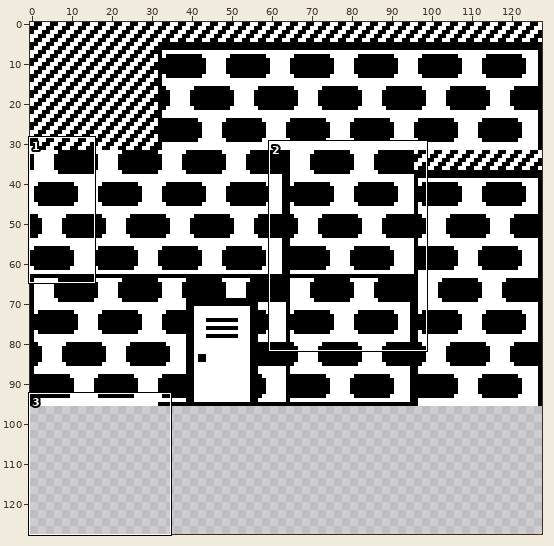
Sprite sheet, stored at PlaydateProject/source/tilemaps/Level03-table-32-32.png. The picture above shows the old version from afar; the outline marks the close-up.
Close-up. First the earlier version:
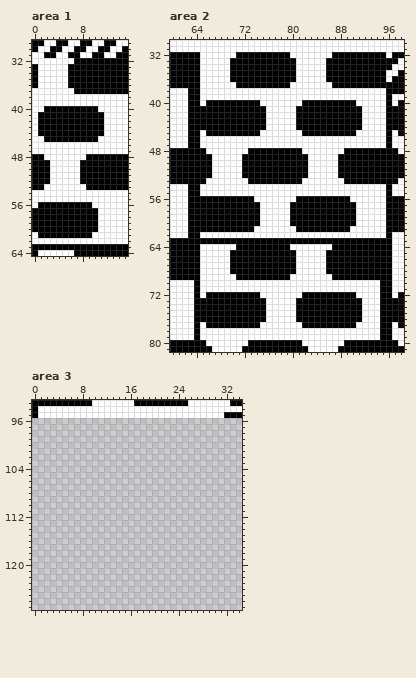
The file is 128x128 pixels. Shown: area 1: x 0..15, y 29..64; area 2: x 60..98, y 30..81; area 3: x 0..34, y 93..127. The commit also changed other parts of the picture, which this record leaves out.
After:
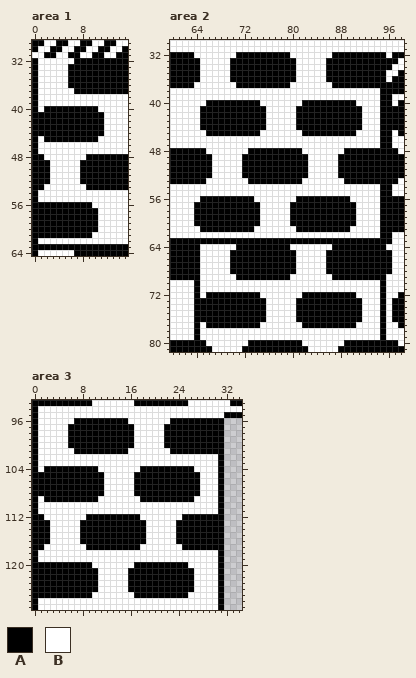
Palette (. is transparent): A #000000  B #ffffff
Changes in this commit:
--- area 1
@@ x 0..2 @@
 31 BBA
-32 BBB
+32 ABB
 33 ABB
@@ x 0..2 @@
 36 ABB
-37 BBB
-38 BBB
-39 BBB
-40 BBA
-41 BAA
-42 BAA
-43 BAA
-44 BAA
-45 BBA
-46 BBB
-47 BBB
+37 ABB
+38 ABB
+39 ABB
+40 ABA
+41 AAA
+42 AAA
+43 AAA
+44 AAA
+45 ABA
+46 ABB
+47 ABB
 48 AAB
@@ x 0..2 @@
 53 AAB
-54 BBB
-55 BBB
-56 BAA
+54 ABB
+55 ABB
+56 AAA
 57 AAA
@@ x 0..2 @@
 60 AAA
-61 BAA
-62 BBB
+61 AAA
+62 ABB
 63 AAA
--- area 2
@@ x 62..66 @@
 31 BBBBB
-32 AAABB
+32 AABBB
 33 AAABB
@@ x 60..98 @@
 36 AAAAABBBBBAAAAAAAAAAABBBBBAAAAAAAAAABAA
-37 AAAAABBBBBBAAAAAAAAABBBBBBBAAAAAAAAAAAA
-38 BBBAABBBBBBBBBBBBBBBBBBBBBBBBBBBBBBBAAA
-39 BBBAABBBBBBBBBBBBBBBBBBBBBBBBBBBBBBBABB
-40 BBBAABAAAAAAAAABBBBBBBAAAAAAAAABBBBBABA
-41 BBBAAAAAAAAAAAAABBBBBAAAAAAAAAAABBBBAAA
-42 BBBAAAAAAAAAAAAABBBBBAAAAAAAAAAABBBBAAA
-43 BBBAAAAAAAAAAAAABBBBBAAAAAAAAAAABBBBAAA
-44 BBBAAAAAAAAAAAAABBBBBAAAAAAAAAAABBBBAAA
-45 BBBAABAAAAAAAAABBBBBBBAAAAAAAAABBBBBABA
-46 BBBAABBBBBBBBBBBBBBBBBBBBBBBBBBBBBBBABB
-47 BBBAABBBBBBBBBBBBBBBBBBBBBBBBBBBBBBBABB
+37 AAAABBBBBBBAAAAAAAAABBBBBBBAAAAAAAAAAAA
+38 BBBBBBBBBBBBBBBBBBBBBBBBBBBBBBBBBBBAAAA
+39 BBBBBBBBBBBBBBBBBBBBBBBBBBBBBBBBBBBAABB
+40 BBBBBBAAAAAAAAABBBBBBBAAAAAAAAABBBBAABA
+41 BBBBBAAAAAAAAAAABBBBBAAAAAAAAAAABBBAAAA
+42 BBBBBAAAAAAAAAAABBBBBAAAAAAAAAAABBBAAAA
+43 BBBBBAAAAAAAAAAABBBBBAAAAAAAAAAABBBAAAA
+44 BBBBBAAAAAAAAAAABBBBBAAAAAAAAAAABBBAAAA
+45 BBBBBBAAAAAAAAABBBBBBBAAAAAAAAABBBBAABA
+46 BBBBBBBBBBBBBBBBBBBBBBBBBBBBBBBBBBBAABB
+47 BBBBBBBBBBBBBBBBBBBBBBBBBBBBBBBBBBBAABB
 48 AAAAAABBBBBBBAAAAAAAAABBBBBBBAAAAAAAAAB
@@ x 60..98 @@
 53 AAAAAABBBBBBBAAAAAAAAABBBBBBBAAAAAAAAAB
-54 BBBAABBBBBBBBBBBBBBBBBBBBBBBBBBBBBBBABB
-55 BBBAABBBBBBBBBBBBBBBBBBBBBBBBBBBBBBBABB
-56 BBBAAAAAAAAAAABBBBBBBAAAAAAAAABBBBBBAAA
-57 BBBAAAAAAAAAAAABBBBBAAAAAAAAAAABBBBBAAA
-58 BBBAAAAAAAAAAAABBBBBAAAAAAAAAAABBBBBAAA
-59 BBBAAAAAAAAAAAABBBBBAAAAAAAAAAABBBBBAAA
-60 BBBAAAAAAAAAAAABBBBBAAAAAAAAAAABBBBBAAA
-61 BBBAAAAAAAAAAABBBBBBBAAAAAAAAABBBBBBAAA
-62 BBBAABBBBBBBBBBBBBBBBBBBBBBBBBBBBBBBABB
+54 BBBBBBBBBBBBBBBBBBBBBBBBBBBBBBBBBBBAABB
+55 BBBBBBBBBBBBBBBBBBBBBBBBBBBBBBBBBBBAABB
+56 BBBBBAAAAAAAAABBBBBBBAAAAAAAAABBBBBAAAA
+57 BBBBAAAAAAAAAAABBBBBAAAAAAAAAAABBBBAAAA
+58 BBBBAAAAAAAAAAABBBBBAAAAAAAAAAABBBBAAAA
+59 BBBBAAAAAAAAAAABBBBBAAAAAAAAAAABBBBAAAA
+60 BBBBAAAAAAAAAAABBBBBAAAAAAAAAAABBBBAAAA
+61 BBBBBAAAAAAAAABBBBBBBAAAAAAAAABBBBBAAAA
+62 BBBBBBBBBBBBBBBBBBBBBBBBBBBBBBBBBBBAABB
 63 AAAAAAAAAAAAAAAAAAAAAAAAAAAAAAAAAAAAABB
-64 AAAAABBBBBBAAAAAAAAABBBBBBBAAAAAAAAAABB
+64 AAAAABBBBBBAAAAAAAAABBBBBBBAAAAAAAAABBB
 65 AAAAABBBBBAAAAAAAAAAABBBBBAAAAAAAAAAABB
@@ x 94..98 @@
 68 AAABB
-69 AAABB
-70 BAABB
-71 BAABB
-72 BAABA
-73 BAAAA
-74 BAAAA
-75 BAAAA
-76 BAAAA
-77 BAABA
-78 BAABB
-79 BAABB
+69 AABBB
+70 BABBB
+71 BABBB
+72 BABBA
+73 BABAA
+74 BABAA
+75 BABAA
+76 BABAA
+77 BABBA
+78 BABBB
+79 BABBB
 80 AAAAB
--- area 3
@@ x 0..34 @@
  95 ABBBBBBBBBBBBBBBBBBBBBBBBBBBBBBBAAA
- 96 ...................................
- 97 ...................................
- 98 ...................................
- 99 ...................................
-100 ...................................
-101 ...................................
-102 ...................................
-103 ...................................
-104 ...................................
-105 ...................................
-106 ...................................
-107 ...................................
-108 ...................................
-109 ...................................
-110 ...................................
-111 ...................................
-112 ...................................
-113 ...................................
-114 ...................................
-115 ...................................
-116 ...................................
-117 ...................................
-118 ...................................
-119 ...................................
-120 ...................................
-121 ...................................
-122 ...................................
-123 ...................................
-124 ...................................
-125 ...................................
-126 ...................................
-127 ...................................
+ 96 ABBBBBBAAAAAAAAABBBBBBBAAAAAAAAA...
+ 97 ABBBBBAAAAAAAAAAABBBBBAAAAAAAAAA...
+ 98 ABBBBBAAAAAAAAAAABBBBBAAAAAAAAAA...
+ 99 ABBBBBAAAAAAAAAAABBBBBAAAAAAAAAA...
+100 ABBBBBAAAAAAAAAAABBBBBAAAAAAAAAA...
+101 ABBBBBBAAAAAAAAABBBBBBBAAAAAAAAA...
+102 ABBBBBBBBBBBBBBBBBBBBBBBBBBBBBBA...
+103 ABBBBBBBBBBBBBBBBBBBBBBBBBBBBBBA...
+104 ABAAAAAAAAABBBBBBBAAAAAAAAABBBBA...
+105 AAAAAAAAAAAABBBBBAAAAAAAAAAABBBA...
+106 AAAAAAAAAAAABBBBBAAAAAAAAAAABBBA...
+107 AAAAAAAAAAAABBBBBAAAAAAAAAAABBBA...
+108 AAAAAAAAAAAABBBBBAAAAAAAAAAABBBA...
+109 ABAAAAAAAAABBBBBBBAAAAAAAAABBBBA...
+110 ABBBBBBBBBBBBBBBBBBBBBBBBBBBBBBA...
+111 ABBBBBBBBBBBBBBBBBBBBBBBBBBBBBBA...
+112 AABBBBBBBAAAAAAAAABBBBBBBAAAAAAA...
+113 AAABBBBBAAAAAAAAAAABBBBBAAAAAAAA...
+114 AAABBBBBAAAAAAAAAAABBBBBAAAAAAAA...
+115 AAABBBBBAAAAAAAAAAABBBBBAAAAAAAA...
+116 AAABBBBBAAAAAAAAAAABBBBBAAAAAAAA...
+117 AABBBBBBBAAAAAAAAABBBBBBBAAAAAAA...
+118 ABBBBBBBBBBBBBBBBBBBBBBBBBBBBBBA...
+119 ABBBBBBBBBBBBBBBBBBBBBBBBBBBBBBA...
+120 AAAAAAAAAABBBBBBBAAAAAAAAABBBBBA...
+121 AAAAAAAAAAABBBBBAAAAAAAAAAABBBBA...
+122 AAAAAAAAAAABBBBBAAAAAAAAAAABBBBA...
+123 AAAAAAAAAAABBBBBAAAAAAAAAAABBBBA...
+124 AAAAAAAAAAABBBBBAAAAAAAAAAABBBBA...
+125 AAAAAAAAAABBBBBBBAAAAAAAAABBBBBA...
+126 ABBBBBBBBBBBBBBBBBBBBBBBBBBBBBBA...
+127 ABBBBBBBBBBBBBBBBBBBBBBBBBBBBBBA...
